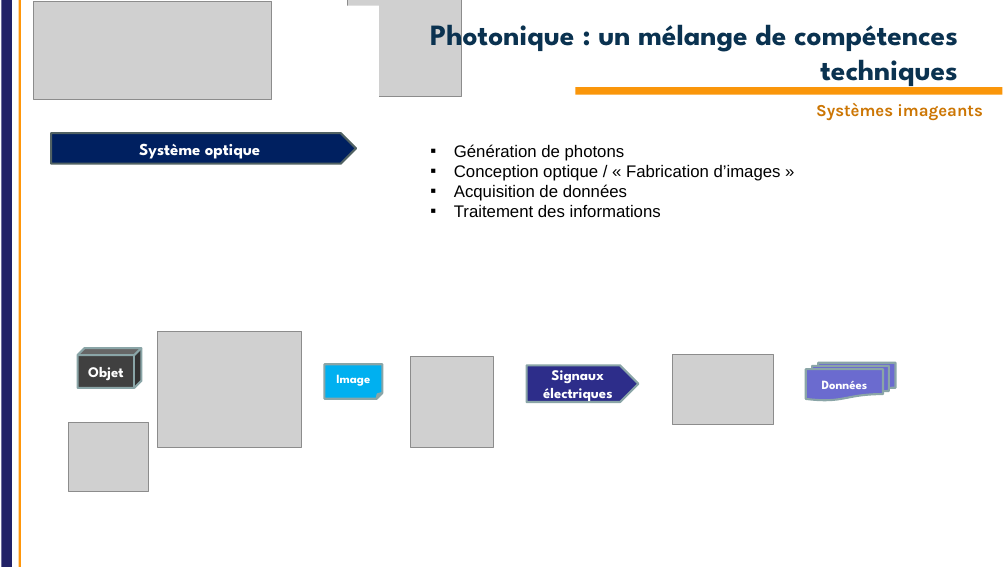
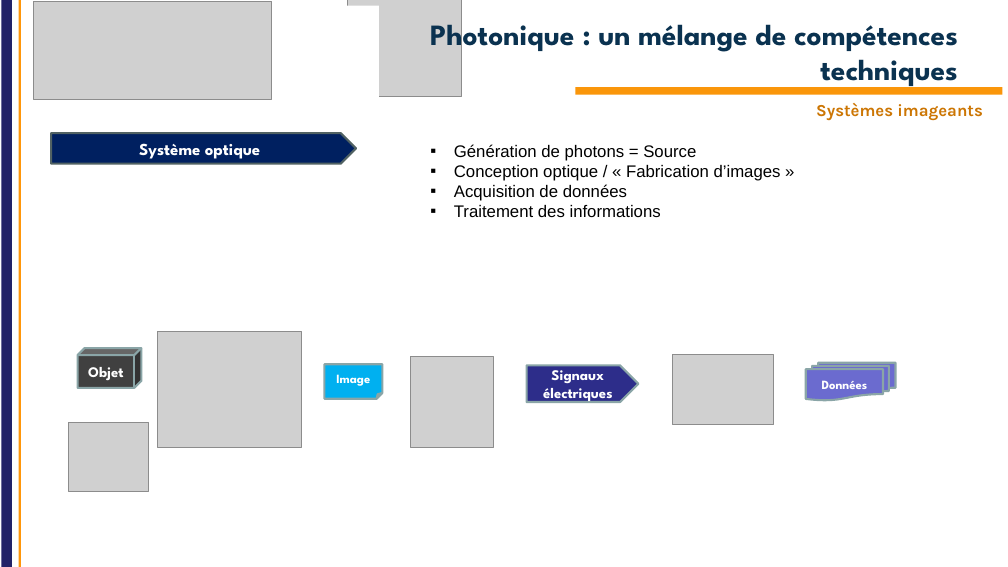
Before and after one commit to IOGS-Digital-Methods/semester-5, a slide deck: slide 11 of OptoElectronique/Cours/S5_Intro_2026_V2.pptx. Drawn at 1008x567 pixels with LibreOffice and Linux fonts; fonts in the diff are those of the drawing; grey boxes stand for pictures; background and template pictures are left out. Boxes give left, top, right and bottom in pixels: in the first picture for what was removed or moved away, otherwise in the second. Text is boxed around its words. In the diff, an @@ line names an element or a change of style, - is before the commit and + after.

```diff
--- a/OptoElectronique/Cours/S5_Intro_2026_V2.pptx
+++ b/OptoElectronique/Cours/S5_Intro_2026_V2.pptx
@@ text at box(454, 144, 696, 161): text changed @@
-▪ Génération de photons
+▪ Génération de photons = Source
```
Also in this commit, not shown: 1 other slide changed, 5 slides removed, 4 other files.
